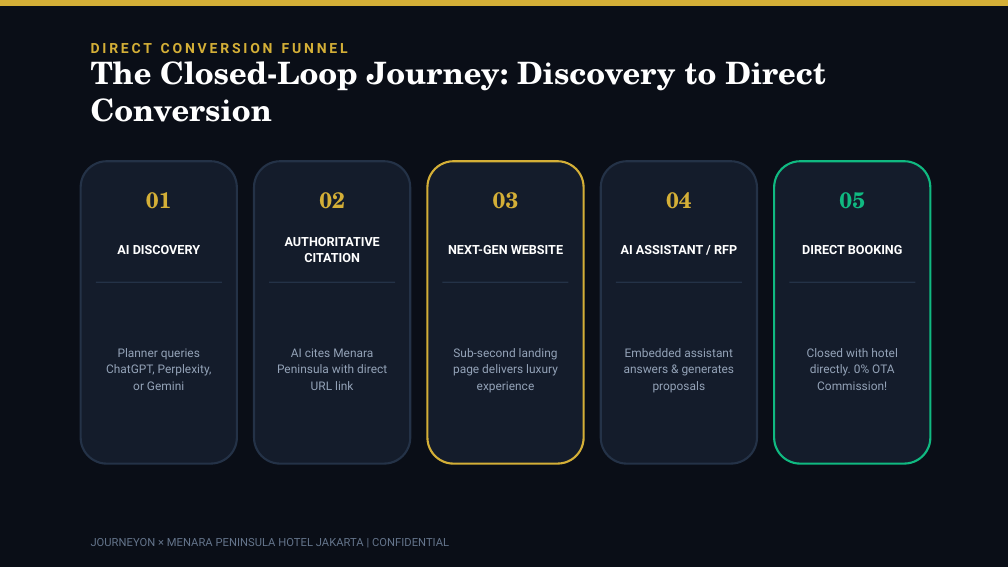
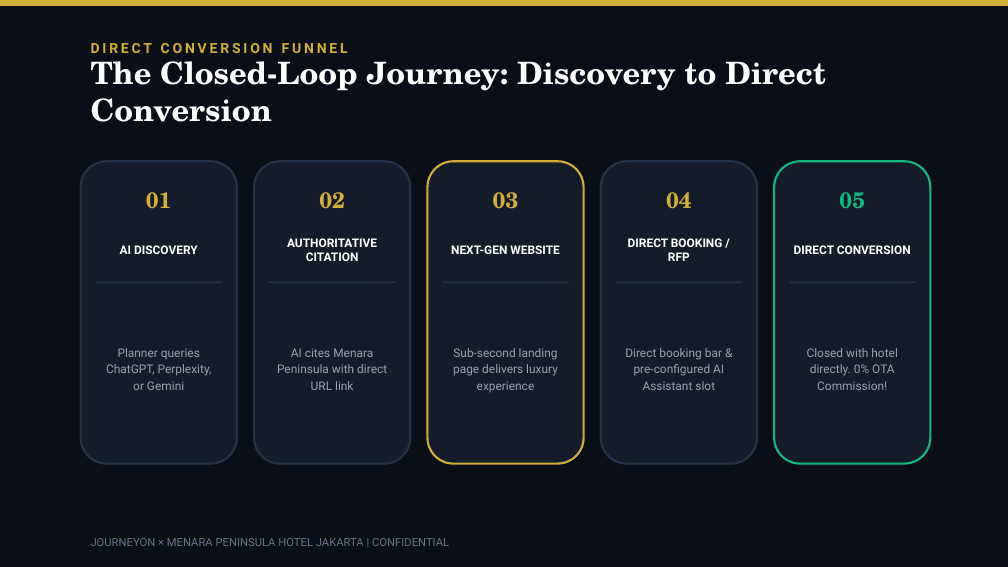
Before and after one commit to arbuuuud/menarapeninsula, a slide deck: slide 9 of PITCH_DECK_MENARA_PENINSULA_AISO.pptx. Drawn at 1008x567 pixels with LibreOffice and Linux fonts; fonts in the diff are those of the drawing. Boxes give left, top, right and bottom in pixels: in the first picture for what was removed or moved away, otherwise in the second. Text is boxed around its words. In the diff, an @@ line names an element or a change of style, - is before the commit and + after.

Commit message:
refactor(deck): align product boundaries to position website as AI Assistant integration container

```diff
--- a/PITCH_DECK_MENARA_PENINSULA_AISO.pptx
+++ b/PITCH_DECK_MENARA_PENINSULA_AISO.pptx
@@ size 9 to 8.5 pt in 3 elements at (120, 245, 198, 254), (287, 238, 377, 261), (451, 245, 559, 254) @@
@@ text at (628, 238, 723, 261): text changed; size 9 to 8.5 pt @@
-AI ASSISTANT / RFP
+DIRECT BOOKING / RFP
@@ text at (794, 245, 911, 254): text changed; size 9 to 8.5 pt @@
-DIRECT BOOKING
+DIRECT CONVERSION
@@ text at (625, 348, 724, 390): text changed @@
-Embedded assistant answers & generates proposals
+Direct booking bar & pre-configured AI Assistant slot
```
Also in this commit, not shown: 7 other slides changed, 2 other files.
